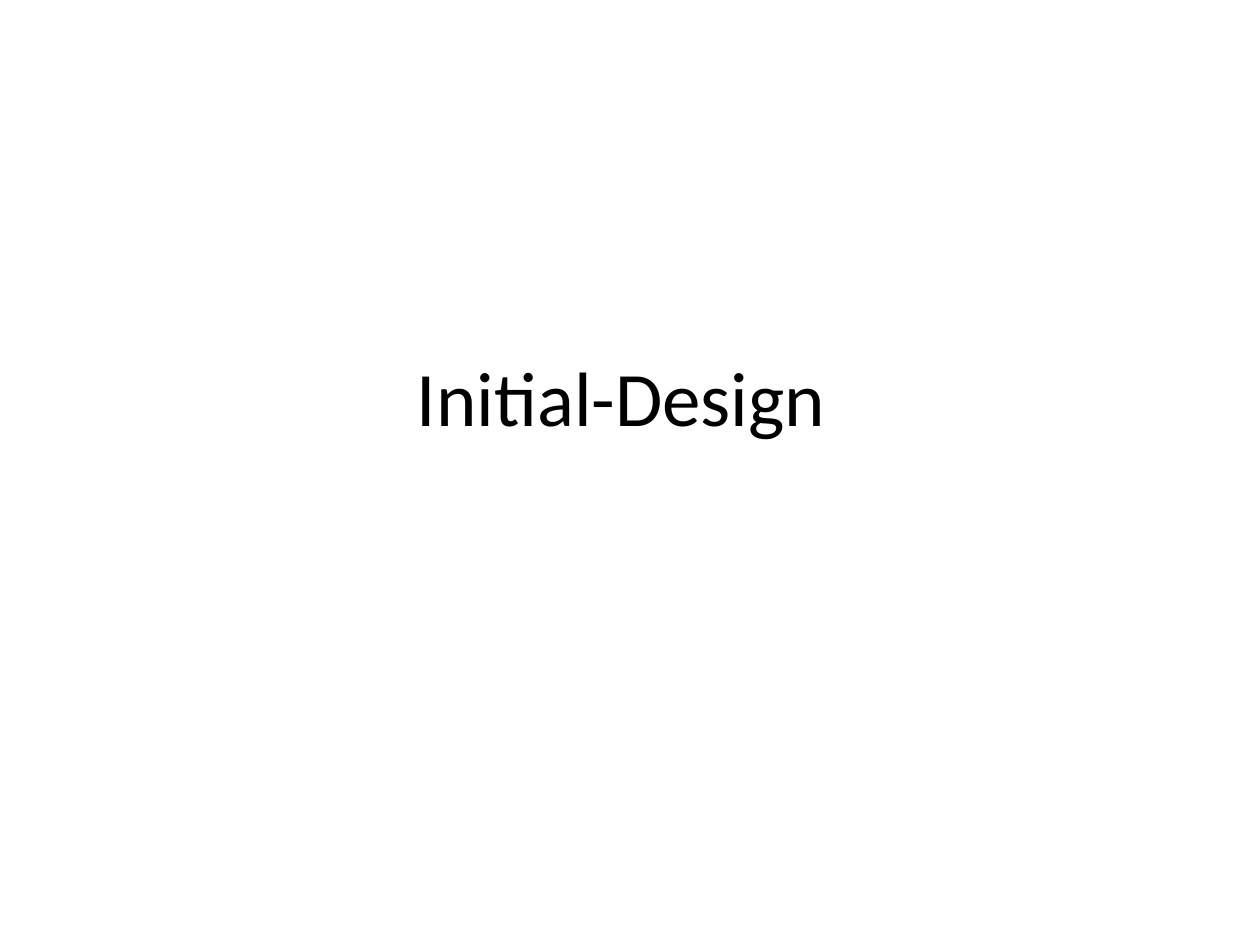
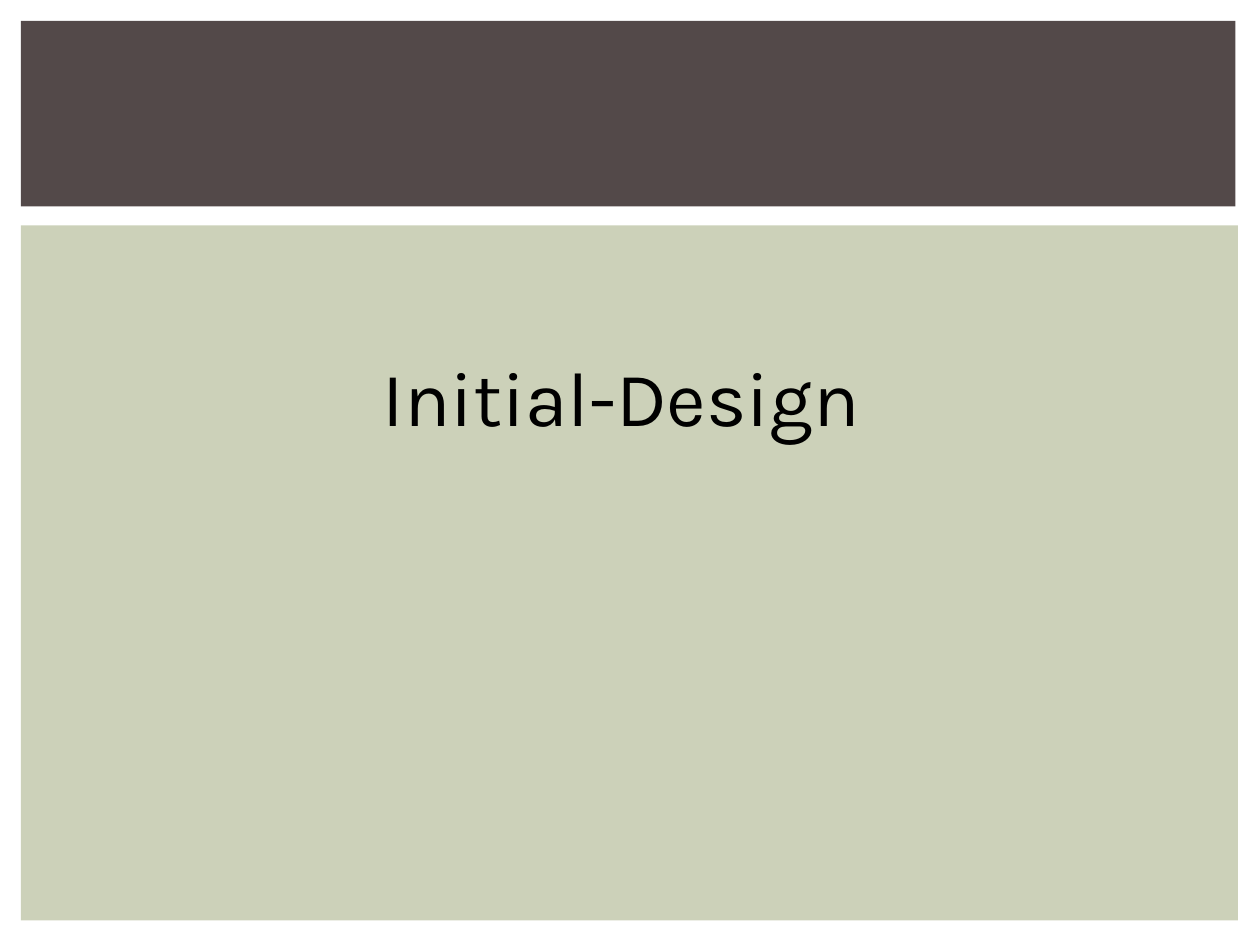
Before and after one commit to 2014-sed-team3/term-project, a slide deck: slide 13 of project/report/report.pptx. Drawn at 1260x945 pixels with LibreOffice and Linux fonts; fonts in the diff are those of the drawing. Boxes give left, top, right and bottom in pixels: in the first picture for what was removed or moved away, otherwise in the second. Text is boxed around its words. In the diff, an @@ line names an element or a change of style, - is before the commit and + after.

```diff
--- a/project/report/report.pptx
+++ b/project/report/report.pptx
@@ rectangle added at (21, 21, 1236, 207), fill #534949 @@
@@ rectangle added at (21, 226, 1239, 921), fill #CCD1B9 @@
@@ text "Initial-Design" at (383, 373, 860, 444): font Calibri to Karla @@
```
Also in this commit, not shown: 26 other slides changed, 2 slides added, 2 slides removed, 1 other file.
